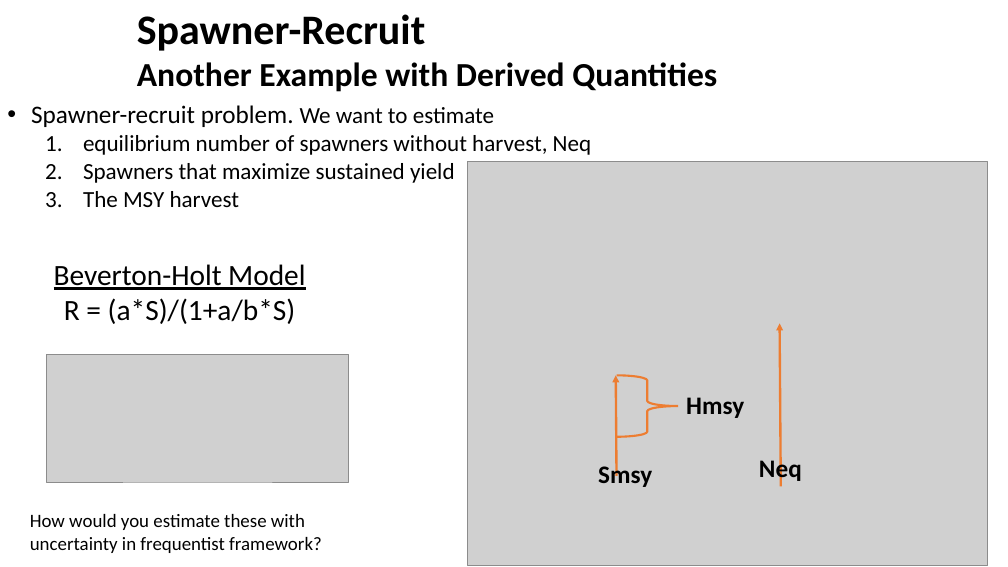
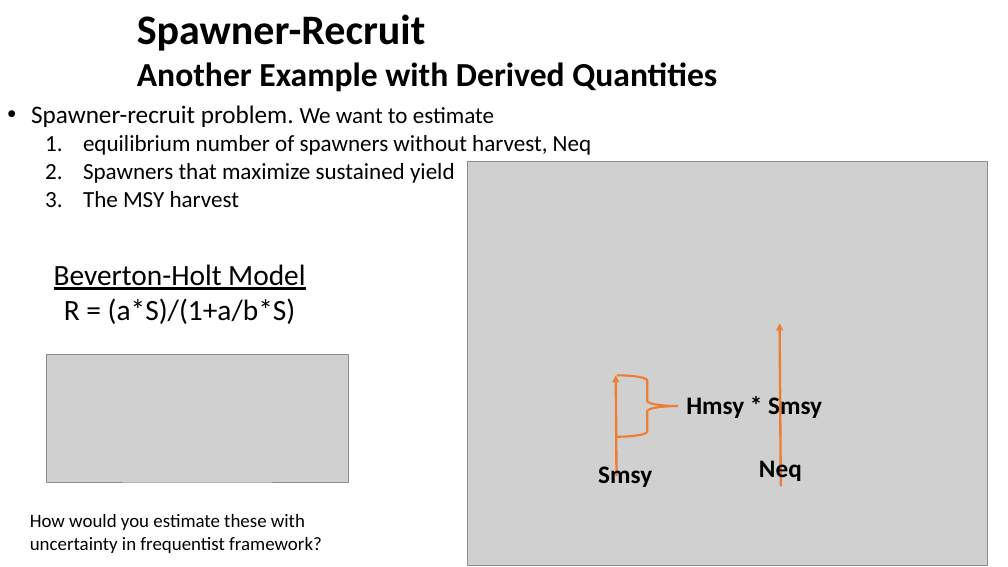
Before and after one commit to taaltree/FW536, a slide deck: slide 14 of Day5_BayesII/FW536_Day5_BayesII.pptx (slide 7 before the commit). Drawn at 1008x567 pixels with LibreOffice and Linux fonts; fonts in the diff are those of the drawing; grey boxes stand for pictures. Boxes give left, top, right and bottom in pixels: in the first picture for what was removed or moved away, otherwise in the second. Text is boxed around its words. In the diff, an @@ line names an element or a change of style, - is before the commit and + after.

```diff
--- a/Day5_BayesII/FW536_Day5_BayesII.pptx
+++ b/Day5_BayesII/FW536_Day5_BayesII.pptx
@@ text at (x1=686, y1=394, x2=822, y2=421): text changed @@
-Hmsy
+Hmsy * Smsy
```
Also in this commit, not shown: 3 other slides changed, 9 slides added, 1 slide removed, 4 other files.
